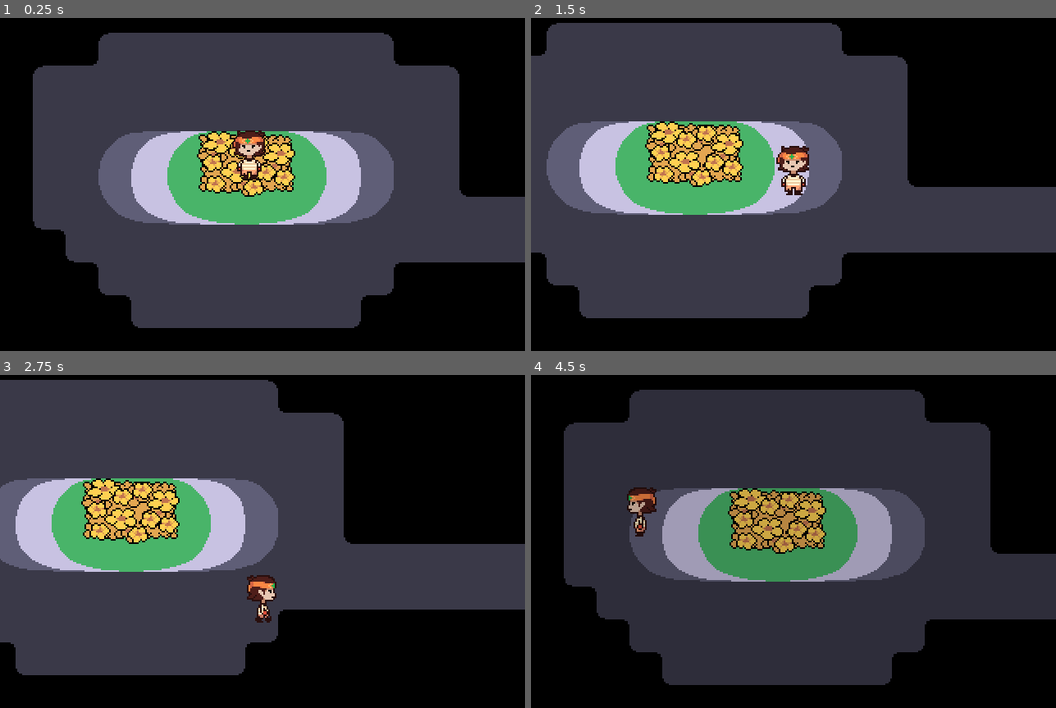
Above: before the commit, frames 1-4 (two rows, left to right).
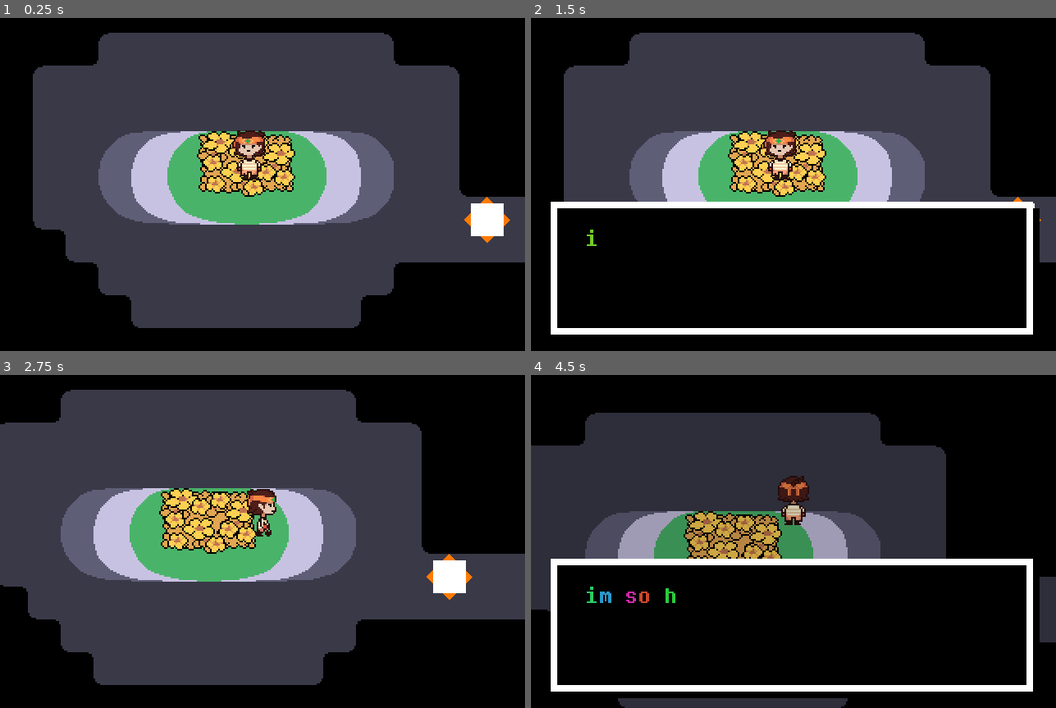
Above: after the commit, the same moments.

Repository: Curlychopz/TP-Undertale-Orange--Bold-and-benebolent
Game: Godot game, scene res://scenes/misc/scene_switcher.tscn
Two runs of this game, one before a commit and one after it. Both use one fixed random seed, a clock stepped at 60 frames per second and the inputs below. This scene is started directly instead of the project's main scene.
Inputs:
- Up to frame 1 (0.25 s): no input
- Up to frame 2 (1.5 s): tap Enter at 0.5 s; hold Right (right) 0.53-1.28 s; hold C (inv) 0.53-1.28 s; tap Z (accept) at 0.6 s; hold Down (down) from 1.28 s (still down); tap C (inv) at 1.35 s
- Up to frame 3 (2.75 s): tap Z (accept) at 1.55, 2.1 s; release Down (down) at 2.03 s; hold Right (right) from 2.03 s (still down); hold C (inv) from 2.03 s (still down)
- Up to frame 4 (4.5 s): release Right (right) at 2.78 s; release C (inv) at 2.78 s; hold Up (up) 2.78-3.53 s; tap C (inv) at 2.85, 3.8 s; tap Z (accept) at 3.05 s; hold Ctrl (sprint) 3.53-4.28 s; hold Left (left) from 3.53 s (still down); tap X (cancel) at 4.15 s; tap P (testTog) at 4.35 s

The runs differ from the first frame. In frame 1, 0.7% of the frame differs, in the area x 88-98%, y 53-68%; in frame 2, 55%, in the area x 0-100%, y 1-96%; in frame 3, 37%; in frame 4, 54%.

Commit message:
woah i can just press the commit button?????
woah i can just press the commit button and not have to replace every file????

Diff:
--- a/dialouge/dialouge_ui.gd
+++ b/dialouge/dialouge_ui.gd
@@ -9,30 +9,41 @@
 
 var text_ticker_timer = 0
 
+var textbox_available_for_execution = false
+
 func _ready():
-	get_window().mode = Window.MODE_FULLSCREEN
 	dialogue_instance = dialogue_data.instantiate()
 	current_dialogue = dialogue_instance.get_children()[dialogue_index]
 
 	text.text = str(current_dialogue.text)
 	$node.scale = Vector2.ZERO
+	Globals.tyson_input = false
 
 func _physics_process(delta):
+	if not textbox_available_for_execution:
 
-	$node.scale += (Vector2.ONE - $node.scale) * 0.2
-	# Gets the current dialouge node entry
-	current_dialogue = dialogue_instance.get_children()[dialogue_index]
+		$node.scale += (Vector2.ONE - $node.scale) * 0.5
+		# Gets the current dialouge node entry
+		current_dialogue = dialogue_instance.get_children()[dialogue_index]
 
 
-	text_ticker_timer -= current_dialogue.write_speed
-	if text_ticker_timer < 0:
-		text.visible_characters += 1
-		text_ticker_timer = 1
+		text_ticker_timer -= current_dialogue.write_speed
+		if text_ticker_timer < 0:
+			text.visible_characters += 1
+			text_ticker_timer = 1
 
-	if Input.is_action_just_pressed("accept"):
-		cycle_text()
-	if Input.is_action_just_pressed("cancel"):
-		text.visible_characters = current_dialogue.text.length()
+		if Input.is_action_just_pressed("accept"):
+			cycle_text()
+		if Input.is_action_just_pressed("cancel"):
+			text.visible_characters = current_dialogue.text.length()
+		if Input.is_action_pressed("inv"):
+			text.visible_characters *= 2
+			cycle_text()
+	else:
+		Globals.tyson_input = true
+		$node.scale /= 3
+		if $node.scale.length() < 0.1:
+			queue_free()
 
 
 func cycle_text():
@@ -42,3 +53,5 @@
 			text.visible_characters = 0
 			current_dialogue = dialogue_instance.get_children()[dialogue_index]
 			text.text = str(current_dialogue.text)
+		else:
+			textbox_available_for_execution = true
--- a/globals.gd
+++ b/globals.gd
@@ -9,6 +9,8 @@
 var room_move = true
 #var TysonData = [true, 20, "Default"]
 signal Ruins1
+
+var shake = 0
 
 # Called when the node enters the scene tree for the first time.
 func _ready():
@@ -22,6 +24,13 @@
 	if in_cutscene == true:
 		tyson_input = false
 
+var dialouge_ui = preload("res://dialouge/dialouge_ui.tscn")
+
+func dialouge_make(dlg_data):
+	var dialouge_ui_inst = dialouge_ui.instantiate()
+	add_child(dialouge_ui_inst)
+
+
 	#match song_playing:
 		#"undefined":
 			#print("silent")
--- a/project.godot
+++ b/project.godot
@@ -51,21 +51,25 @@
 up={
 "deadzone": 0.5,
 "events": [Object(InputEventKey,"resource_local_to_scene":false,"resource_name":"","device":-1,"window_id":0,"alt_press …(182 unchanged characters)…
+, Object(InputEventKey,"resource_local_to_scene":false,"resource_name":"","device":-1,"window_id":0,"alt_pressed":false,"shift_pressed":false,"ctrl_pressed":false,"meta_pressed":false,"pressed":false,"keycode":0,"physical_keycode":87,"key_label":0,"unicode":119,"echo":false,"script":null)
 ]
 }
 down={
 "deadzone": 0.5,
 "events": [Object(InputEventKey,"resource_local_to_scene":false,"resource_name":"","device":-1,"window_id":0,"alt_press …(182 unchanged characters)…
+, Object(InputEventKey,"resource_local_to_scene":false,"resource_name":"","device":-1,"window_id":0,"alt_pressed":false,"shift_pressed":false,"ctrl_pressed":false,"meta_pressed":false,"pressed":false,"keycode":0,"physical_keycode":83,"key_label":0,"unicode":115,"echo":false,"script":null)
 ]
 }
 left={
 "deadzone": 0.5,
 "events": [Object(InputEventKey,"resource_local_to_scene":false,"resource_name":"","device":-1,"window_id":0,"alt_press …(182 unchanged characters)…
+, Object(InputEventKey,"resource_local_to_scene":false,"resource_name":"","device":-1,"window_id":0,"alt_pressed":false,"shift_pressed":false,"ctrl_pressed":false,"meta_pressed":false,"pressed":false,"keycode":0,"physical_keycode":65,"key_label":0,"unicode":97,"echo":false,"script":null)
 ]
 }
 right={
 "deadzone": 0.5,
 "events": [Object(InputEventKey,"resource_local_to_scene":false,"resource_name":"","device":-1,"window_id":0,"alt_press …(182 unchanged characters)…
+, Object(InputEventKey,"resource_local_to_scene":false,"resource_name":"","device":-1,"window_id":0,"alt_pressed":false,"shift_pressed":false,"ctrl_pressed":false,"meta_pressed":false,"pressed":false,"keycode":0,"physical_keycode":68,"key_label":0,"unicode":100,"echo":false,"script":null)
 ]
 }
 testTog={
--- /dev/null
+++ b/scenes/misc/interactable.gd
@@ -0,0 +1,20 @@
+extends StaticBody2D
+
+@export var interactable_once = false
+@export var text_only = true
+@export var interact_text = preload("res://dialouge/test_dialouge.tscn")
+
+var interacted = false
+var interact_toggle = false
+var times_interacted = 0
+
+func interact():
+	Globals
+	if Globals.tyson_input:
+		if text_only:
+			Globals.dialouge_make(interact_text)
+		else:
+			interacted = true
+			interact_toggle = !interact_toggle
+			times_interacted += 1
+			Globals.shake = 55
--- /dev/null
+++ b/scenes/misc/interactable.tscn
@@ -0,0 +1,24 @@
+[gd_scene load_steps=3 format=3 uid="uid://s8f6jlo3w1t"]
+
+[ext_resource type="Script" path="res://scenes/misc/interactable.gd" id="1_o4a7h"]
+
+[sub_resource type="RectangleShape2D" id="RectangleShape2D_wws5r"]
+
+[node name="interactable" type="StaticBody2D" groups=["interact"]]
+script = ExtResource("1_o4a7h")
+
+[node name="collision" type="CollisionShape2D" parent="."]
+shape = SubResource("RectangleShape2D_wws5r")
+
+[node name="ColorRect2" type="ColorRect" parent="."]
+offset_top = -14.0
+offset_right = 20.0
+offset_bottom = 6.0
+rotation = 0.785398
+color = Color(1, 0.478431, 0, 1)
+
+[node name="ColorRect" type="ColorRect" parent="."]
+offset_left = -10.0
+offset_top = -10.0
+offset_right = 10.0
+offset_bottom = 10.0
--- a/scenes/misc/scene_switcher.gd
+++ b/scenes/misc/scene_switcher.gd
@@ -15,7 +15,7 @@
 # Called when the node enters the scene tree for the first time.
 func _ready() -> void:
 	#$logo.connect("level_changed", self, "handle_level_changed")
-	pass
+	get_window().mode = Window.MODE_FULLSCREEN
 
 func handle_level_changed(current_level_name):
 	pass
--- a/scenes/ruins/area_1.tscn
+++ b/scenes/ruins/area_1.tscn
@@ -1,7 +1,8 @@
-[gd_scene load_steps=3 format=3 uid="uid://dwqyuwfo6ft5f"]
+[gd_scene load_steps=4 format=3 uid="uid://dwqyuwfo6ft5f"]
 
 [ext_resource type="Script" path="res://scenes/ruins/area_1.gd" id="1_gs5ur"]
 [ext_resource type="PackedScene" uid="uid://bwoah7i746blc" path="res://Tile Sheets/tiles.tscn" id="2_85st0"]
+[ext_resource type="PackedScene" uid="uid://s8f6jlo3w1t" path="res://scenes/misc/interactable.tscn" id="3_su6lp"]
 
 [node name="area1" type="Node2D"]
 script = ExtResource("1_gs5ur")
@@ -10,3 +11,6 @@
 [node name="Tiles" parent="." instance=ExtResource("2_85st0")]
 collision_visibility_mode = 0
 layer_0/tile_data = PackedInt32Array(0, 0, 0, 65536, 0, 1, 131072, 0, 2, 196608, 0, 3, 262144, 0, 4, 327680, 0, 5, 3932 …(8393 unchanged characters)…
+
+[node name="interactable" parent="." instance=ExtResource("3_su6lp")]
+position = Vector2(297, 174)
--- a/scripts/ruins/tyson-body.gd
+++ b/scripts/ruins/tyson-body.gd
@@ -70,7 +70,10 @@
 	trans.play("blank")
 	trans.stop
 
+
 func _process(_delta):
+	interaction_system()
+
 	if test_toggle > 1:
 		test_toggle = 0
 
@@ -78,6 +81,7 @@
 		trans.play("blank")
 		trans.stop
 
+	$TysonView.offset = Vector2(randi_range(-Globals.shake, Globals.shake), randi_range(-Globals.shake, Globals.shake))
 
 	if Input.is_action_pressed("testTog"):
 	#	test_toggle = test_toggle + 1
@@ -285,6 +289,20 @@
 		)
 		timer.start()
 
+var closest_interactable = null
+var interactable_distance = 0
+var interactables = []
+func interaction_system():
+	if Input.is_action_just_pressed("accept"):
+		interactables = get_tree().get_nodes_in_group("interact")
+		interactable_distance = INF
+		for i in interactables:
+			if global_position.distance_squared_to(i.global_position) < interactable_distance:
+				interactable_distance = global_position.distance_squared_to(i.global_position)
+				closest_interactable = i
+
+		closest_interactable.interact()
+
 
 func _on_ruins_a_4_to_a_5_body_shape_entered(body_rid, body, body_shape_index, local_shape_index):
 	if Input.is_action_pressed("up") and global.tyson_input == true:
